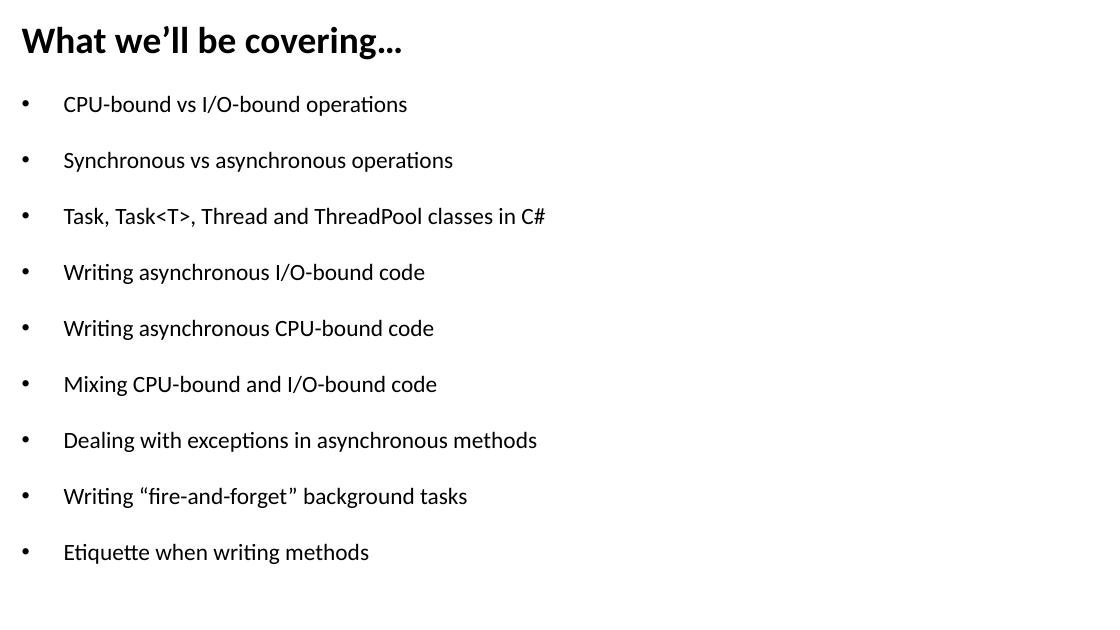
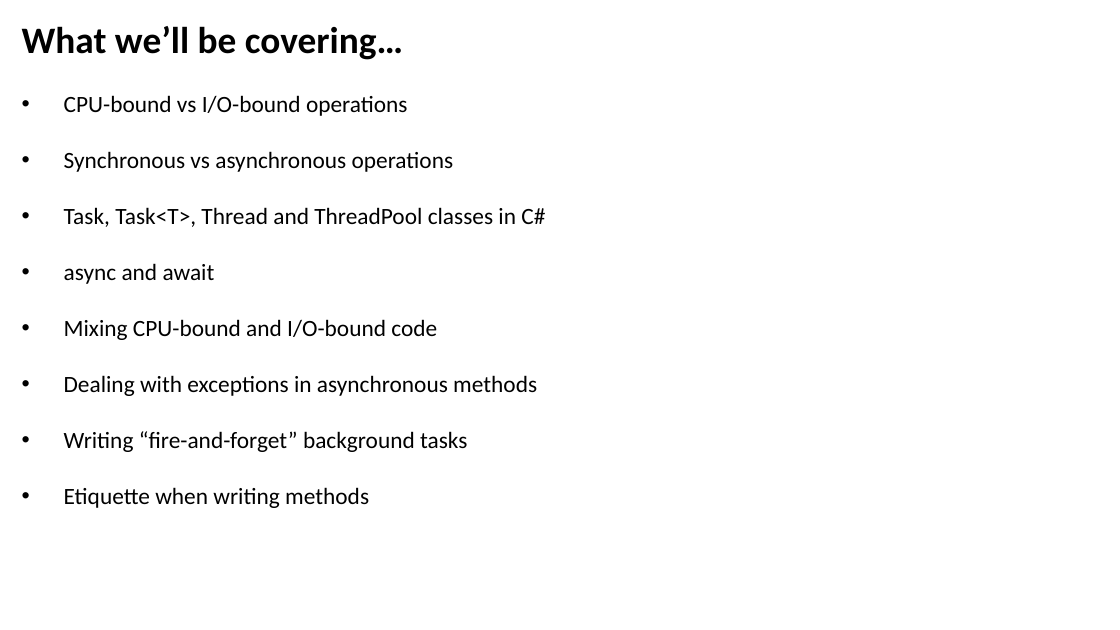
Before and after one commit to JoshKain/AsyncAwaitQuiz, a slide deck: slide 2 of Async and await presentation.pptx. Drawn at 1120x630 pixels with LibreOffice and Linux fonts; fonts in the diff are those of the drawing. Boxes give left, top, right and bottom in pixels: in the first picture for what was removed or moved away, otherwise in the second. Text is boxed around its words. In the diff, an @@ line names an element or a change of style, - is before the commit and + after.

```diff
--- a/Async and await presentation.pptx
+++ b/Async and await presentation.pptx
@@ text at [64,263,215,284]: text changed @@
-• Writing asynchronous I/O-bound code
-• Writing asynchronous CPU-bound code
+• async and await
```
Also in this commit, not shown: 2 slides added, 1 slide removed, 1 other file.
